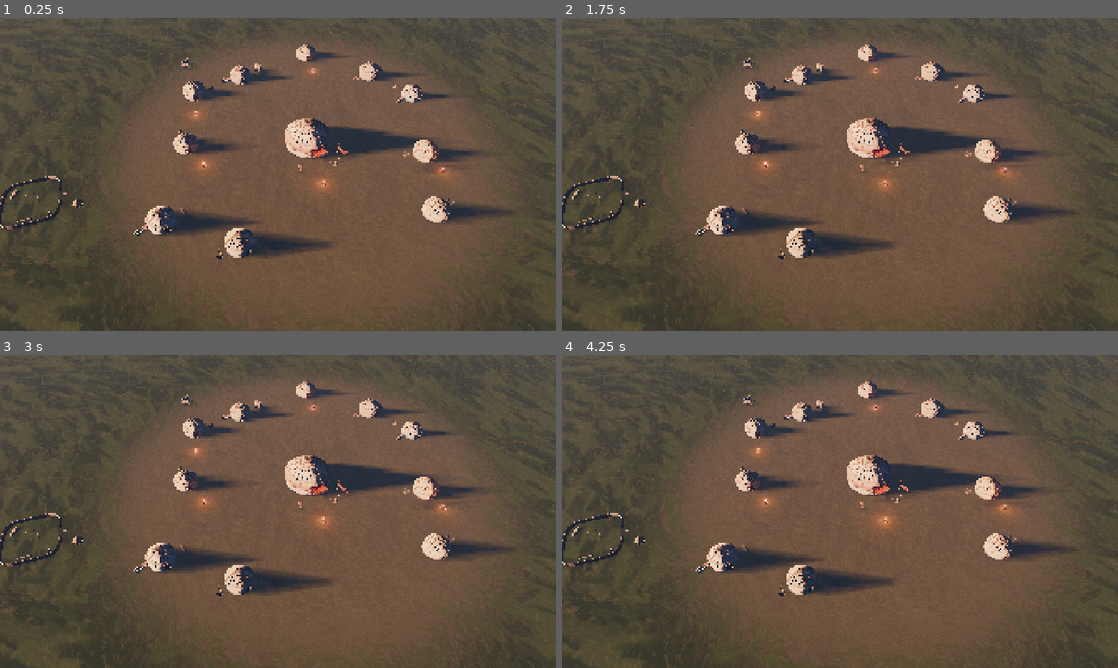
Above: before the commit, frames 1-4 (two rows, left to right).
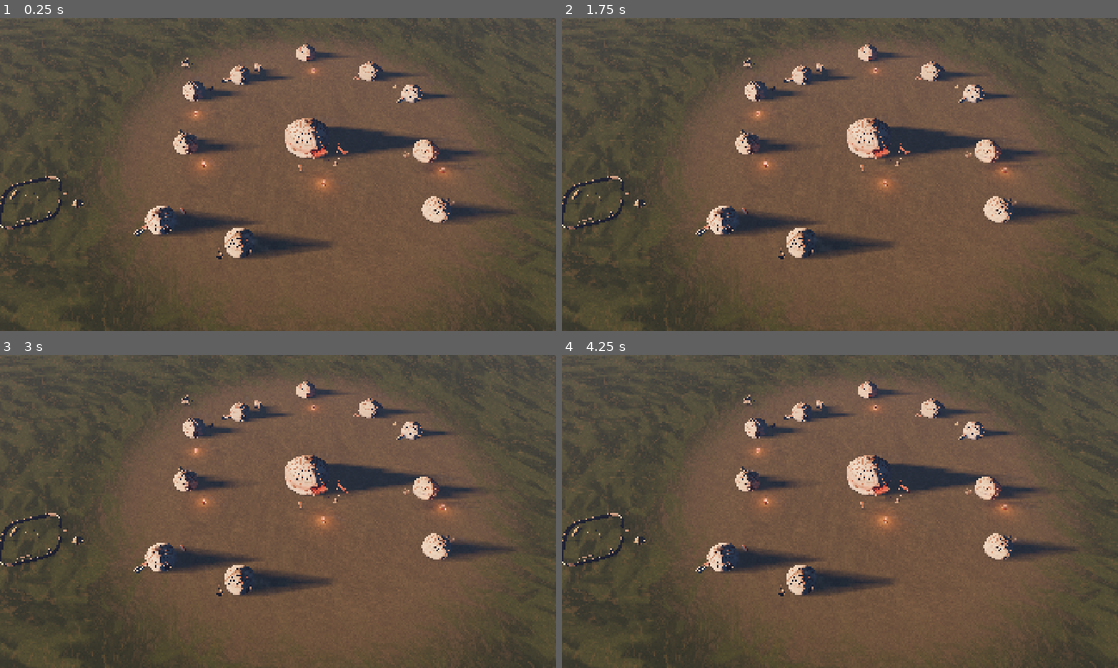
Above: after the commit, the same moments.

Repository: Keepich1/KAGANFILM
Game: Godot game, scene res://scenes/test/camp_look.tscn
Two runs of this game, one before a commit and one after it. Both use one fixed random seed, a clock stepped at 60 frames per second and the inputs below. This scene is started directly instead of the project's main scene.
Inputs:
- Up to frame 1 (0.25 s): no input
- Up to frame 2 (1.75 s): tap Enter at 1.25 s
- Up to frame 3 (3 s): tap Space at 2.75 s
- Up to frame 4 (4.25 s): no input

The runs differ from the first frame. In frame 1, less than 0.1% of the frame differs, in the area x 27-80%, y 9-78%; in frame 2, less than 0.1%; in frame 3, less than 0.1%; in frame 4, less than 0.1%.

Commit message:
Лагерь: смелее мазки войлока, провис, ткань глубже по цвету
Крупные мазки войлока заметнее, войлок купола сильнее провисает между
жердями, стена чуть выпирает между верёвками. Вымпел на просвет —
глубокая киноварь, а не розовый. Растяжки навеса ордо короче (ставка
ближе к плану 14×14). Тестовая земля с крупными мазками вблизи;
переключатель --sky_reflect для проверки отражений неба.

Co-Authored-By: Claude Opus 5.5 <noreply@anthropic.com>
Claude-Session: https://claude.ai/code/session_01MEAdsoDkSD31eUcwCkkua8

Diff:
--- a/ordo/scenes/test/camp_ground.gdshader
+++ b/ordo/scenes/test/camp_ground.gdshader
@@ -31,6 +31,9 @@
 	float dust = 1.0 - smoothstep(0.75, 1.05, d);
 	col = mix(col, c_dust.rgb * (0.9 + 0.2 * mid), dust * 0.75);
 	col *= 0.86 + 0.24 * fine;
+	// вблизи — крупные мазки кисти по траве (не гладкая заливка)
+	float near_s = stroke(p * 0.32 + vec2(big * 0.2, 0.0));
+	col *= 0.9 + 0.2 * near_s;
 	ALBEDO = col;
 	ROUGHNESS = 1.0;
 	paint_brush_v = paint_brush(v_world_pos, v_world_nrm);
--- a/ordo/scenes/test/camp_look.gd
+++ b/ordo/scenes/test/camp_look.gd
@@ -36,6 +36,8 @@
 	env.ambient_light_energy = 0.34
 	# без отражений неба: войлок и дерево матовые (иначе на куполе «пластиковый» блеск)
 	env.reflected_light_source = Environment.REFLECTION_SOURCE_DISABLED
+	if Ordo.has_arg("sky_reflect"):  # проверка: как войлок выглядит с отражениями неба
+		env.reflected_light_source = Environment.REFLECTION_SOURCE_SKY
 	env.tonemap_mode = Environment.TONE_MAPPER_AGX
 	env.tonemap_exposure = 1.0
 	env.fog_enabled = true
@@ -148,4 +150,4 @@
 	# дальняя проверка LOD1 (дальше lod_distance)
 	_cam("CamFar", c + Vector3(150, 120, 170), c + Vector3(0, 0, 20), 30.0)
 	# низкая кинокамера против солнца: силуэты на закате, дым
-	_cam("CamCampLow", c + Vector3(29.5, 1.3, -6.8), c + Vector3(0, 6.2, 1.5), 50.0)
+	_cam("CamCampLow", c + Vector3(25.4, 1.3, -5.6), c + Vector3(0, 6.4, 1.5), 52.0)
--- a/ordo/scripts/camp/kipchak_models.gd
+++ b/ordo/scripts/camp/kipchak_models.gd
@@ -16,7 +16,7 @@
 ## Настройки ткани по началу имени узла
 const CLOTH_PRESETS := {
 	"Pennant": {"flutter": 0.32, "cloth_length": 3.2, "wave_length": 1.7, "follow_wind": true,
-		"along_axis": Vector3(1, 0, 0), "droop": 0.5, "pin_power": 1.25, "translucency": 0.45},
+		"along_axis": Vector3(1, 0, 0), "droop": 0.5, "pin_power": 1.25, "translucency": 0.3},
 	"Banner": {"flutter": 0.22, "cloth_length": 1.6, "wave_length": 1.2, "follow_wind": false,
 		"along_axis": Vector3(1, 0, 0), "droop": 0.15, "pin_power": 1.3},
 	"Awning": {"flutter": 0.06, "cloth_length": 2.2, "wave_length": 2.4, "follow_wind": false,
--- a/ordo/shaders/cloth.gdshader
+++ b/ordo/shaders/cloth.gdshader
@@ -87,7 +87,7 @@
 	DIFFUSE_LIGHT += paint_diffuse(NORMAL, LIGHT, LIGHT_COLOR, ATTENUATION, paint_brush_v, LIGHT_IS_DIRECTIONAL);
 	// контровой свет окрашен цветом ткани (идёт в DIFFUSE, умножается на ALBEDO):
 	// тонкое полотно против солнца горит своим цветом, а не белеет
-	DIFFUSE_LIGHT += paint_rim(NORMAL, LIGHT, VIEW, LIGHT_COLOR, ATTENUATION, rim_strength) * 1.6;
+	DIFFUSE_LIGHT += paint_rim(NORMAL, LIGHT, VIEW, LIGHT_COLOR, ATTENUATION, rim_strength) * 1.3;
 	// на просвет: солнце с изнанки проходит сквозь тонкую ткань
 	float through = clamp(-dot(NORMAL, LIGHT), 0.0, 1.0);
 	DIFFUSE_LIGHT += LIGHT_COLOR * ordo_key_tint.rgb * BACKLIGHT * through * ATTENUATION / PI;
Binary file changed: ordo/assets/models/kipchak/boz.glb
Binary file changed: ordo/assets/models/kipchak/boz_lod1.glb
Binary file changed: ordo/assets/models/kipchak/ordo.glb
Binary file changed: ordo/assets/models/kipchak/ordo_lod1.glb
Binary file changed: ordo/assets/textures/kipchak/atlas.png
Not shown, changed: ordo/tools/gen_camp_brush.py
Not shown, changed: ordo/tools/gen_camp_yurt.py
